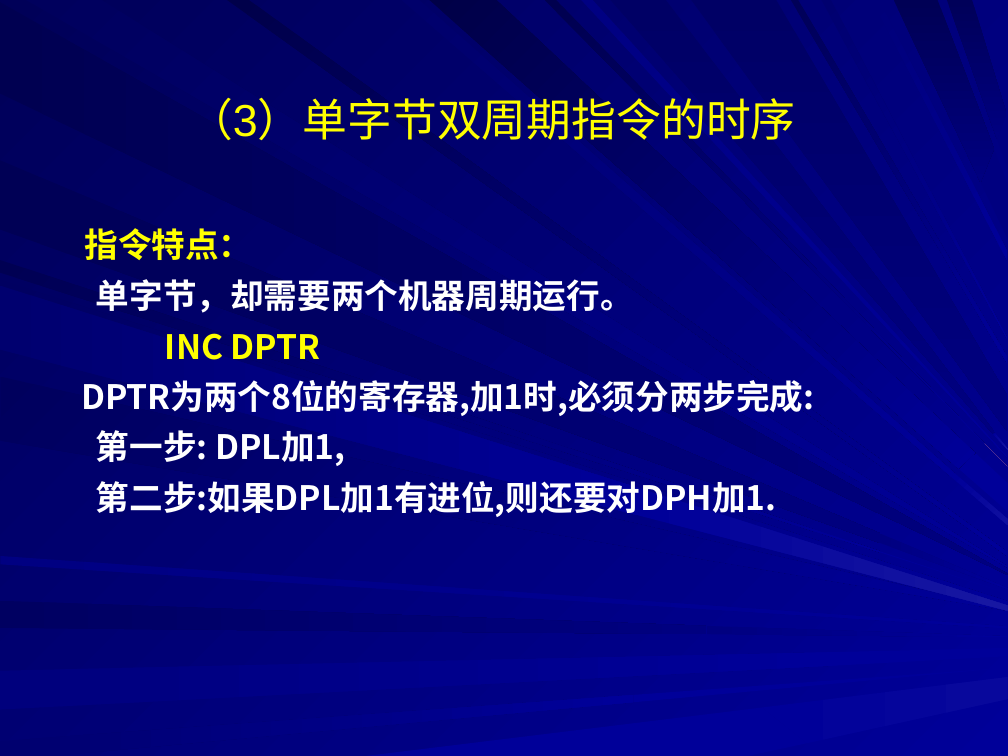
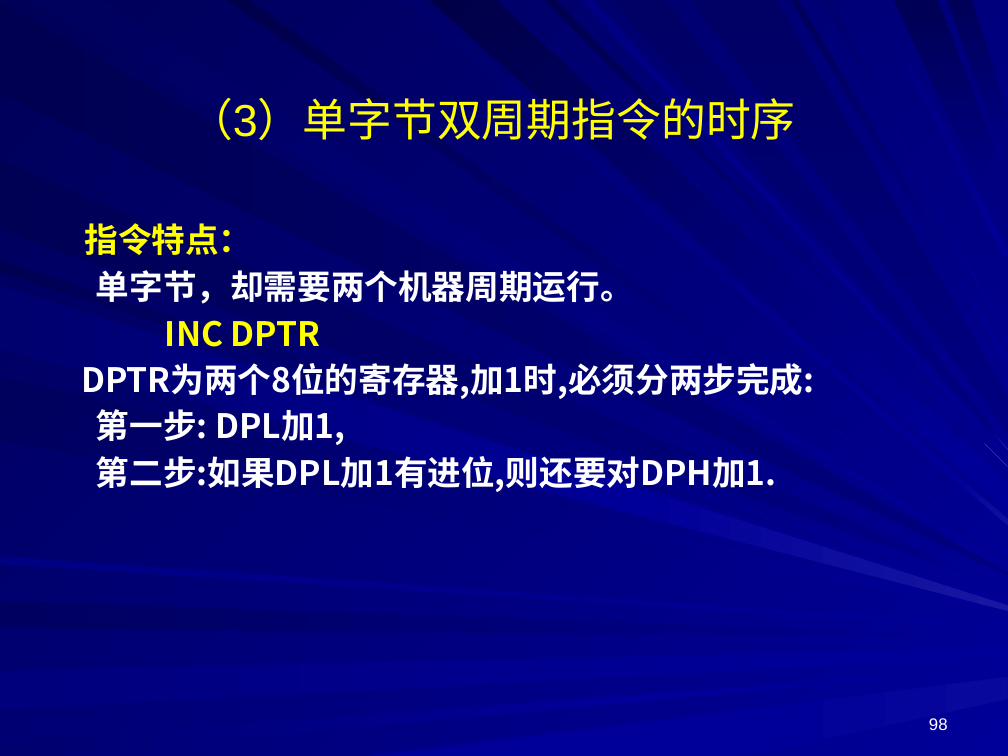
Before and after one commit to rshouc/Microcomputer, a slide deck: slide 98 of PPT/Microcontroller/第2章 51单片机的基本结构.PPT. Drawn at 1008x756 pixels with LibreOffice and Linux fonts; fonts in the diff are those of the drawing. Boxes give left, top, right and bottom in pixels: in the first picture for what was removed or moved away, otherwise in the second. Text is boxed around its words. In the diff, an @@ line names an element or a change of style, - is before the commit and + after.

```diff
--- a/PPT/Microcontroller/第2章 51单片机的基本结构.PPT
+++ b/PPT/Microcontroller/第2章 51单片机的基本结构.PPT
@@ text "指令特点：" at <box>81,223,814,492</box>: line spacing 1.25 to 1.15 @@
@@ page number added at <box>929,718,948,730</box>, 12 pt, text #FFFFFF @@
+98
```
Also in this commit, not shown: 107 other slides changed, 9 other files.
